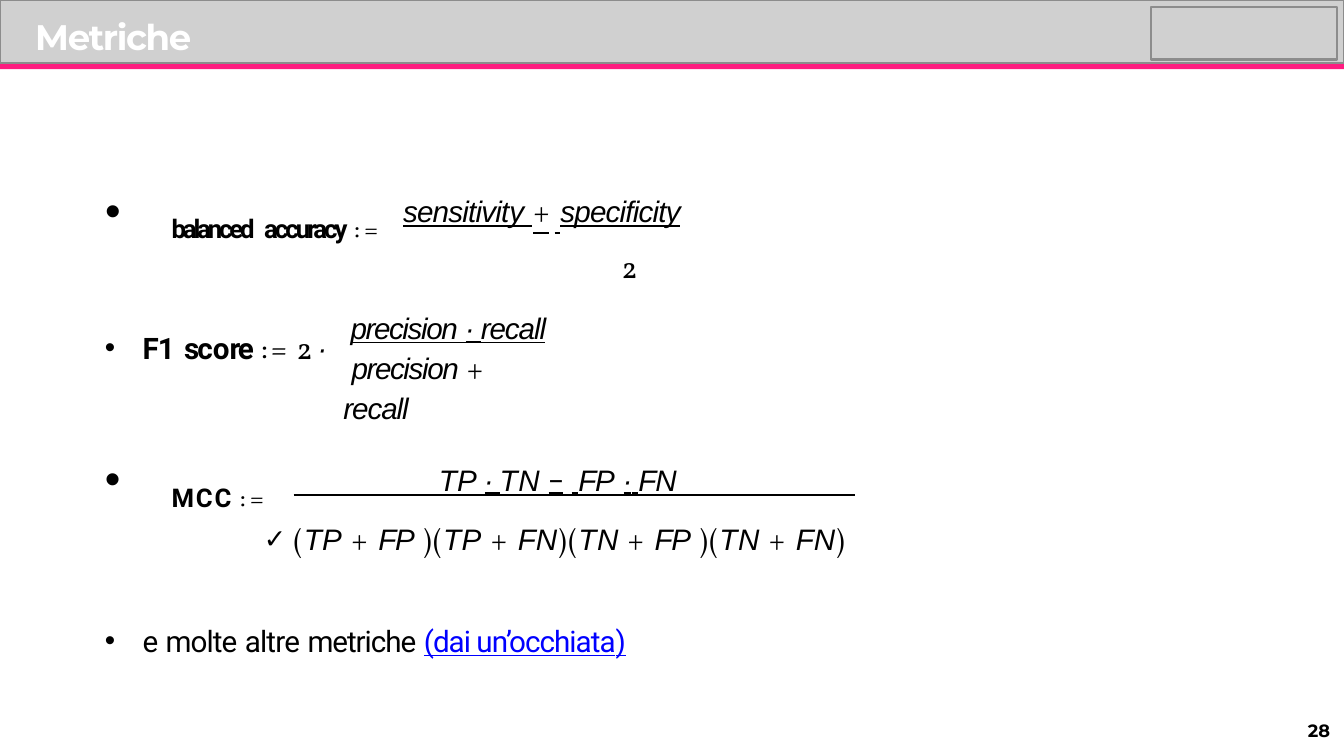
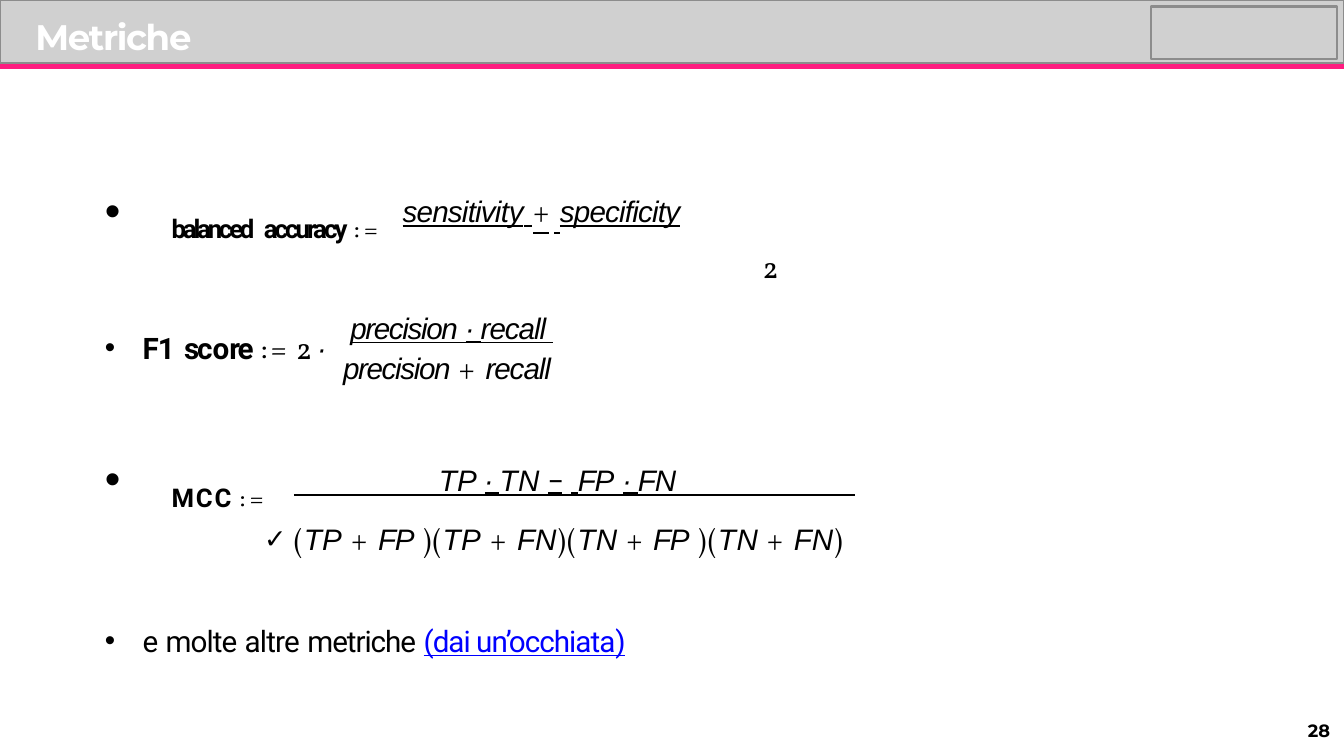
Before and after one commit to lorenzo-arcioni/master-ds, a slide deck: slide 28 of lezione_3/Lezione_03.pptx. Drawn at 1344x756 pixels with LibreOffice and Linux fonts; fonts in the diff are those of the drawing; grey boxes stand for pictures. Boxes give left, top, right and bottom in pixels: in the first picture for what was removed or moved away, otherwise in the second. Text is boxed around its words. In the diff, an @@ line names an element or a change of style, - is before the commit and + after.

```diff
--- a/lezione_3/Lezione_03.pptx
+++ b/lezione_3/Lezione_03.pptx
@@ text "balanced accuracy := sensitivity + ..." at [172, 200, 779, 278]: letter spacing -1 to -1.1 pt in "balanced"; letter spacing -0.2 to -0.3 pt in "sensitivity specificity" @@
@@ text "precision · recall precision + ..." rewrapped from [343, 317, 546, 420] to [343, 317, 551, 385] @@
@@ text "MCC := TP · TN ..." at [143, 470, 843, 659]: letter spacing 3 to 2.9 pt in "−"; letter spacing -0.8 to -0.9 pt in "e"; letter spacing -0.2 to -0.3 pt in "altre" @@
```
Also in this commit, not shown: 24 other slides changed, 8 other files.
